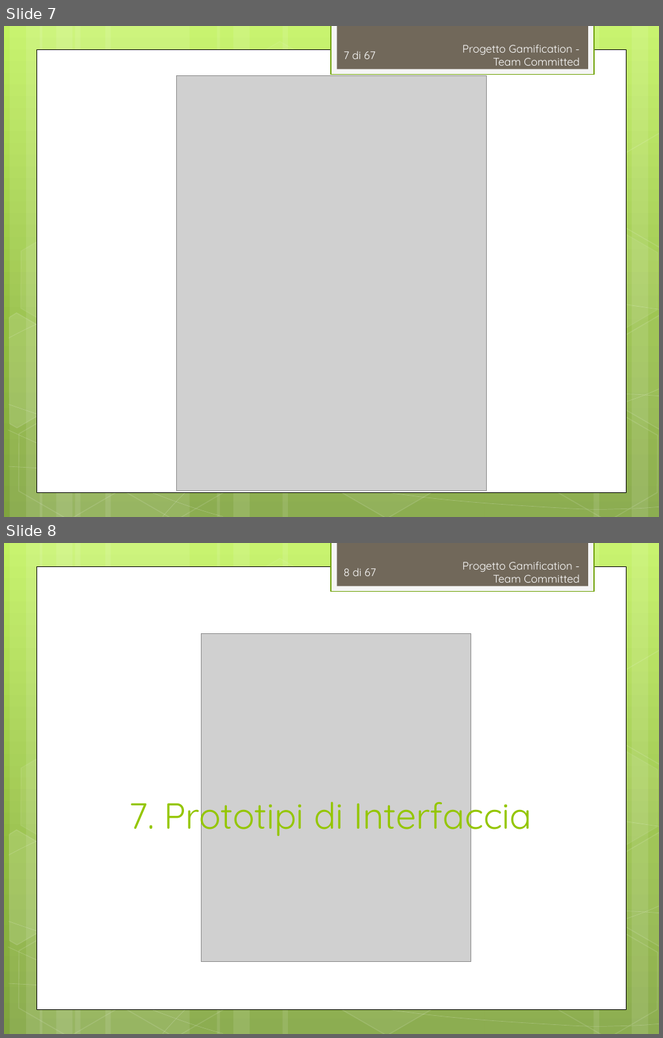
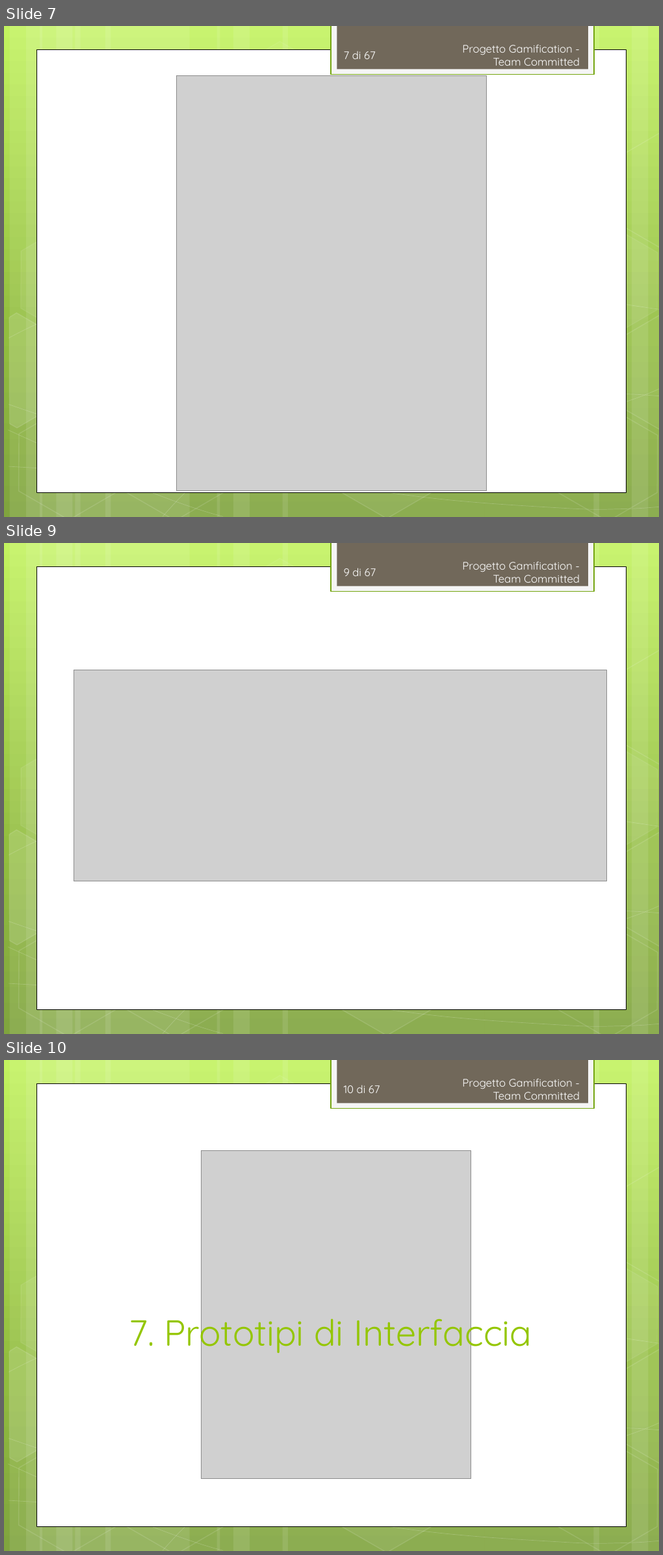
Before and after one commit to TeamCommitted/Team-Committed---Documenti, a slide deck: RP/Esterni/Presentazione/RP-Presentazione.pptx. Shown one above the other, each under a label of ours: slides 7 and 8 before the commit, slides 7, 9 and 10 after it; the slides between them are not shown. The pictures are 663x1038 and 663x1555 pixels, drawn with LibreOffice and Linux fonts; fonts in the diff are those of the drawing; grey boxes stand for pictures. Boxes give left, top, right and bottom in pixels: in the first picture for what was removed or moved away, otherwise in the second. Text is boxed around its words. In the diff, an @@ line names an element or a change of style, - is before the commit and + after.

```diff
--- a/RP/Esterni/Presentazione/RP-Presentazione.pptx
+++ b/RP/Esterni/Presentazione/RP-Presentazione.pptx
@@ slide 9 added at bbox=[4, 543, 659, 1034], background gradient #C3F35F to #93BF3F to #81A53E; not listed: 31 template elements that a slide beside it also shows @@
@@ text added at bbox=[462, 561, 580, 587], 12 pt, text #FEFEFE @@
+Progetto Gamification - Team Committed
@@ page number added at bbox=[344, 568, 376, 576], 12 pt, text #FEFEFE @@
+9 di 67
@@ picture added at bbox=[74, 670, 607, 882] @@
@@ what was slide 8 is now slide 10 @@
@@ page number at bbox=[344, 1085, 380, 1093]: text changed @@
-8 di 67
+10 di 67
```
Also in this commit, not shown: 1 other slide added, 1 other file.
